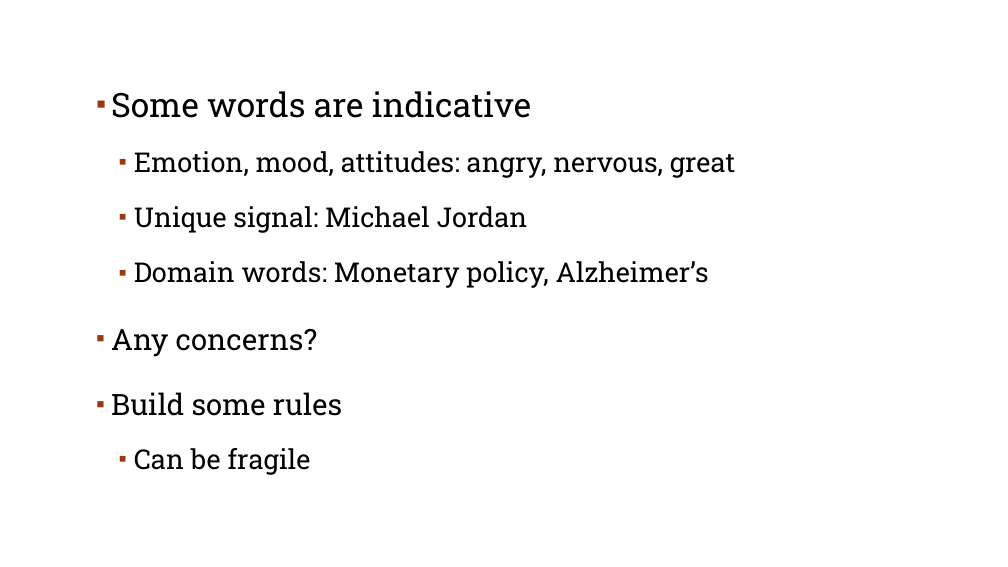
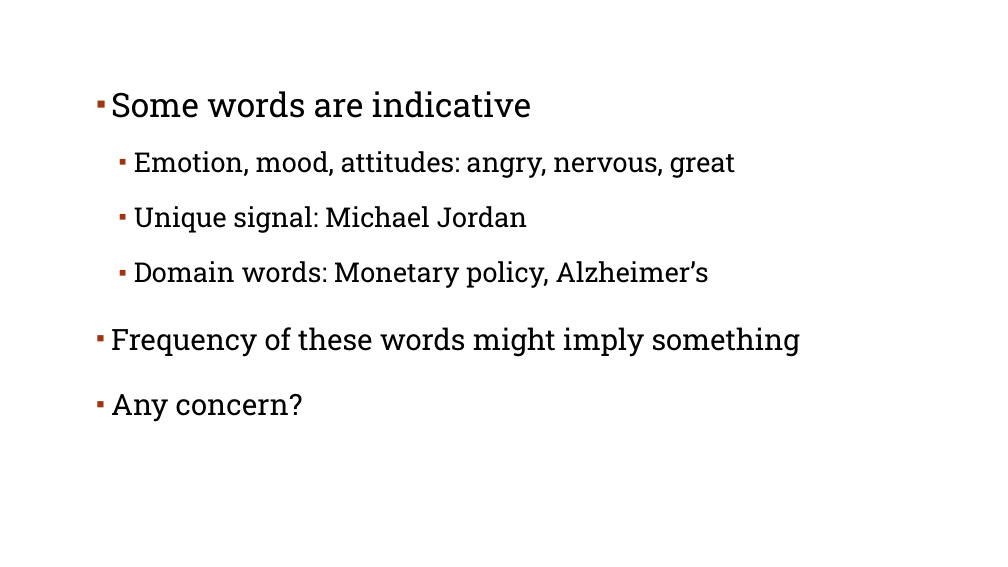
Before and after one commit to YeabinMoonEcon/BUS211, a slide deck: slide 4 of Summer2023/BUS243/lecture_note/lecture4.pptx. Drawn at 1008x567 pixels with LibreOffice and Linux fonts; fonts in the diff are those of the drawing; background and template pictures are left out. Boxes give left, top, right and bottom in pixels: in the first picture for what was removed or moved away, otherwise in the second. Text is boxed around its words. In the diff, an @@ line names an element or a change of style, - is before the commit and + after.

```diff
--- a/Summer2023/BUS243/lecture_note/lecture4.pptx
+++ b/Summer2023/BUS243/lecture_note/lecture4.pptx
@@ text at box(111, 327, 800, 422): text changed @@
-▪ Any concerns?
-▪ Build some rules
-  ▪ Can be fragile
+▪ Frequency of these words might imply something
+▪ Any concern?
```
Also in this commit, not shown: 4 other slides changed, 2 slides added, 3 other files.
